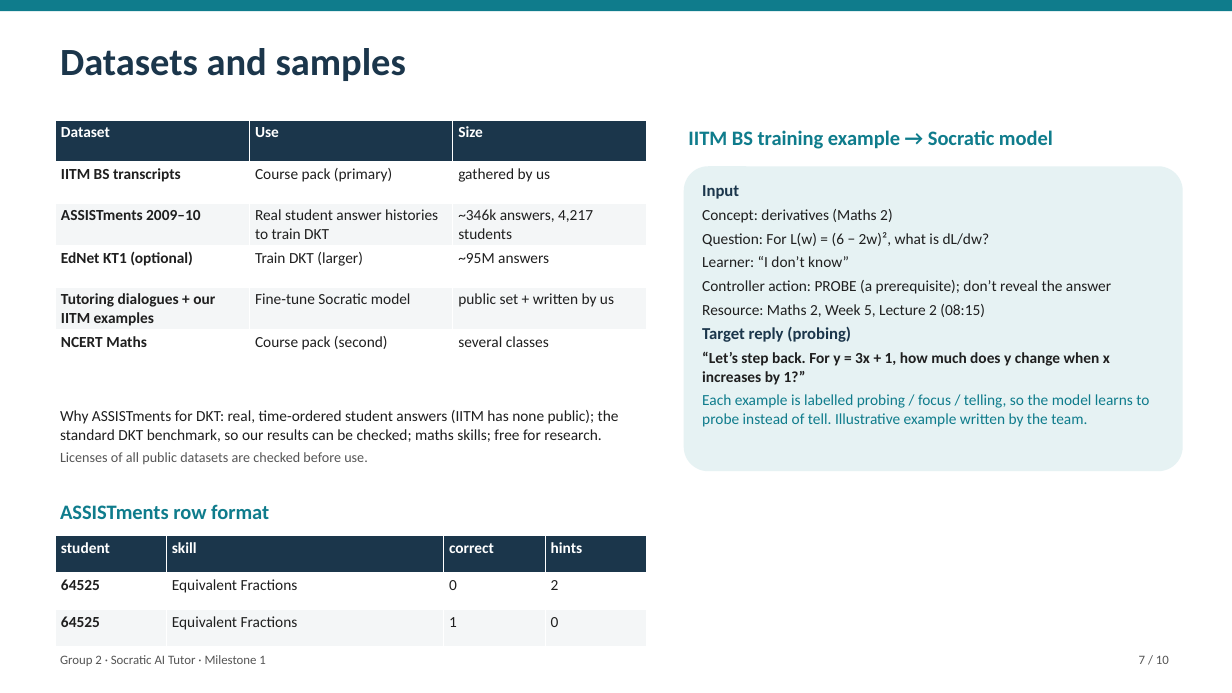
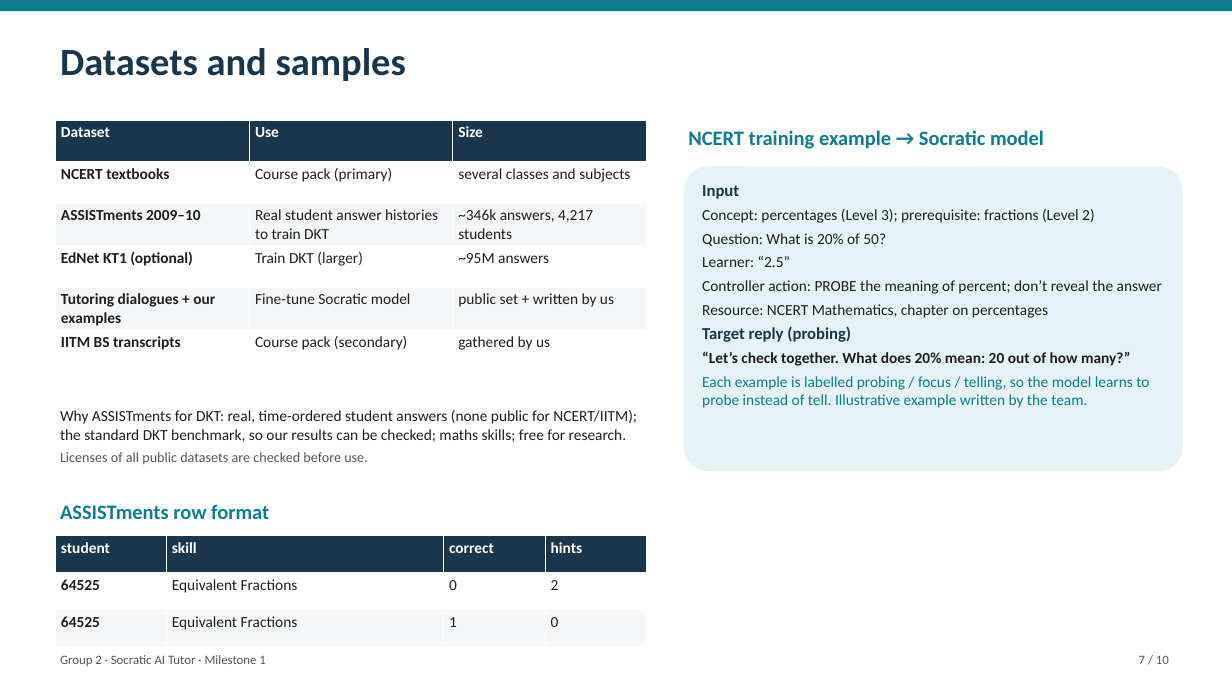
Before and after one commit to Hariomkr147/Group-2-DS-and-AI-Lab-Project, a slide deck: slide 7 of docs/milestone-1/Milestone1_Presentation.pptx. Drawn at 1232x693 pixels with LibreOffice and Linux fonts; fonts in the diff are those of the drawing. Boxes give left, top, right and bottom in pixels: in the first picture for what was removed or moved away, otherwise in the second. Text is boxed around its words. In the diff, an @@ line names an element or a change of style, - is before the commit and + after.

```diff
--- a/docs/milestone-1/Milestone1_Presentation.pptx
+++ b/docs/milestone-1/Milestone1_Presentation.pptx
@@ table at (55,120,647,370) @@
-row 2, column 1: IITM BS transcripts
+row 2, column 1: NCERT textbooks
-row 2, column 3: gathered by us
+row 2, column 3: several classes and subjects
-row 5, column 1: Tutoring dialogues + our IITM examples
+row 5, column 1: Tutoring dialogues + our examples
-row 6: NCERT Maths | Course pack (second) | several classes
+row 6: IITM BS transcripts | Course pack (secondary) | gathered by us
@@ text at (688,130,1044,149): text changed @@
-IITM BS training example → Socratic model
+NCERT training example → Socratic model
@@ text at (702,209,1162,318): text changed @@
-Concept: derivatives (Maths 2)
-Question: For L(w) = (6 − 2w)², what is dL/dw?
-Learner: “I don’t know”
-Controller action: PROBE (a prerequisite); don’t reveal the answer
-Resource: Maths 2, Week 5, Lecture 2 (08:15)
+Concept: percentages (Level 3); prerequisite: fractions (Level 2)
+Question: What is 20% of 50?
+Learner: “2.5”
+Controller action: PROBE the meaning of percent; don’t reveal the answer
+Resource: NCERT Mathematics, chapter on percentages
@@ text at (702,352,1130,366): text changed @@
-“Let’s step back. For y = 3x + 1, how much does y change when x increases by 1?”
+“Let’s check together. What does 20% mean: 20 out of how many?”
@@ text at (60,410,637,442): text changed @@
-Why ASSISTments for DKT: real, time-ordered student answers (IITM has none public); the standard DKT benchmark, so our results can be checked; maths skills; free for research.
+Why ASSISTments for DKT: real, time-ordered student answers (none public for NCERT/IITM); the standard DKT benchmark, so our results can be checked; maths skills; free for research.
```
Also in this commit, not shown: 8 other slides changed, 6 other files.
